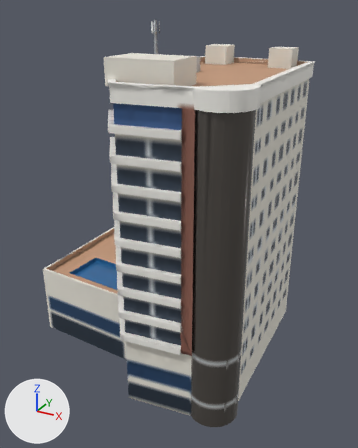
The glTF model assets/world/khach_san_buu_dien.far.glb: old version first, new version second.
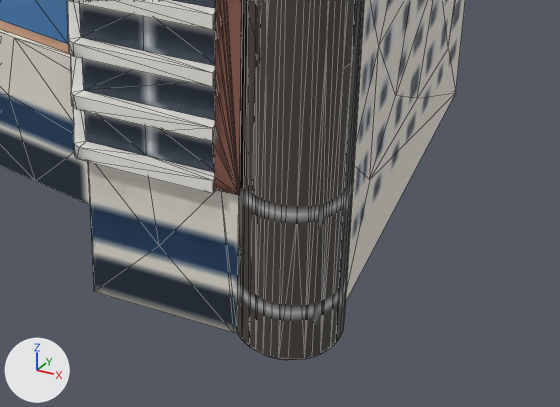
Each version appears first whole from a 50 mm camera at (37.9, -46.2, 52.9) aimed at (3.2, 16.7, 21.4), and next in a close-up on the part from 24% to 93% of the width and 60% to 100% of the height. Arrows for +X, +Y and +Z are at lower left; the lights stay in place. The older version's two pictures come first. The close-ups show mesh edges as thin lines. Vertices at exactly the same position are counted once.

Objects in the first close-up: 'khach_san_buu_dien'.
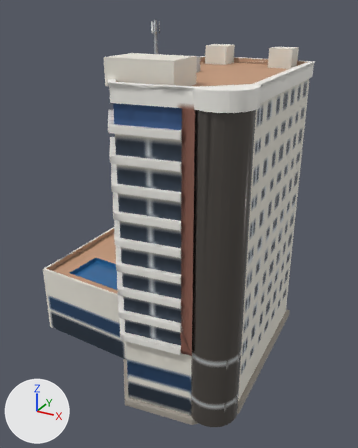
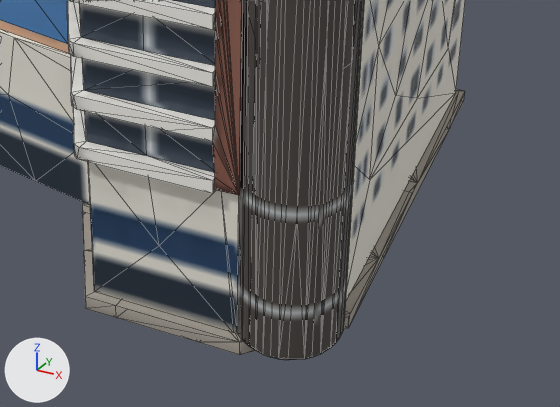
Location of each change, [x1, y1, x2, y2] in pixels of the close-ups (560 x 407 px):
part 1 of me_khach_san_buu_dien, added
    after: [82, 89, 465, 355]

The edits, one by one:
Picture 'Image_3' (img_image_3) is new.
Picture 'Image_5' (img_image_5) is new.
Picture 'Image_4' (img_image_4) is new.
Material 'part_02' (mat_part_02) is new.
Uses the picture img_image_3.
Uses the picture img_image_4.
Uses the picture img_image_5.
me_khach_san_buu_dien is used by ob_khach_san_buu_dien; location (0.0, 0.0, 0.0).
me_khach_san_buu_dien had 611 vertices, 1200 faces and spanned x -18.5..19.6, y -0.7..34.8, z 0.0..51.3.
me_khach_san_buu_dien now has 688 vertices, 1350 faces and spans x -18.5..19.6, y -0.7..34.9, z -1.0..51.3.
me_khach_san_buu_dien part 1: a new loose piece of 77 vertices spanning x -1.7..19.1, y -0.6..34.9, z -1.0..0.0, in mat_part_02.
me_khach_san_buu_dien gains material mat_part_02.
